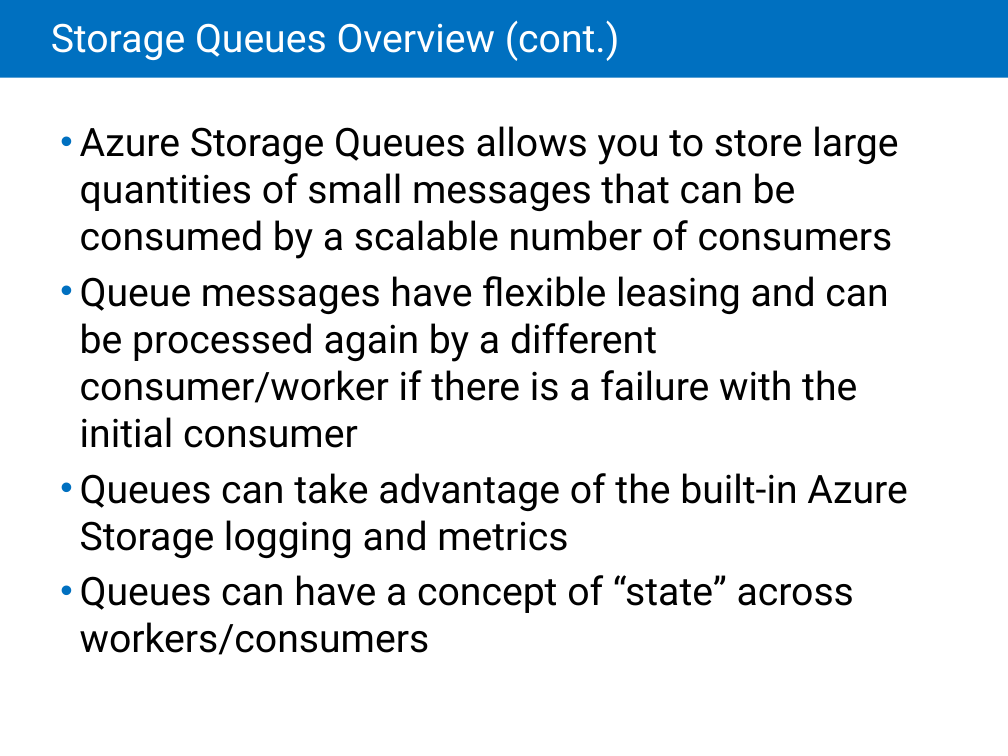
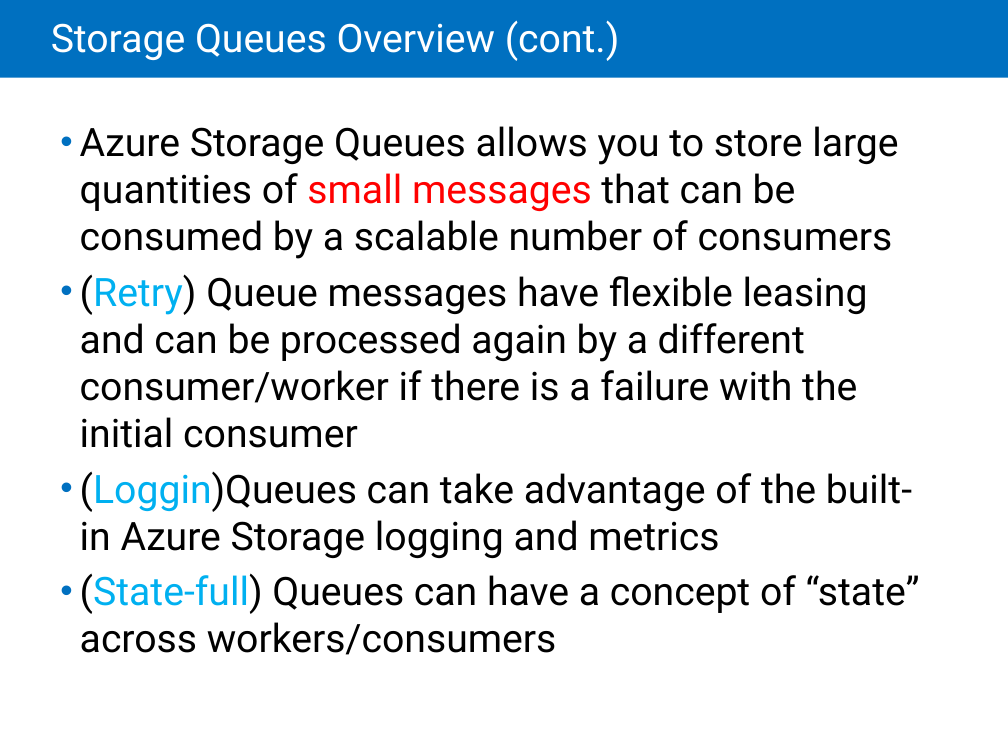
Before and after one commit to LarsKjeldsen/Kursus-az203, a slide deck: slide 5 of MOC/Module 08 Queues and Service Bus/20532C-08.pptx. Drawn at 1008x756 pixels with LibreOffice and Linux fonts; fonts in the diff are those of the drawing. Boxes give left, top, right and bottom in pixels: in the first picture for what was removed or moved away, otherwise in the second. Text is boxed around its words. In the diff, an @@ line names an element or a change of style, - is before the commit and + after.

```diff
--- a/MOC/Module 08 Queues and Service Bus/20532C-08.pptx
+++ b/MOC/Module 08 Queues and Service Bus/20532C-08.pptx
@@ text at <box>80,126,898,259</box>: text colour #000000 to #FF0000 in "small messages" @@
@@ text at <box>80,274,920,655</box>: text changed @@
-• Queue messages have flexible leasing and can be processed again by a different consumer/worker if there is a failure with the initial consumer
-• Queues can take advantage of the built-in Azure Storage logging and metrics
-• Queues can have a concept of “state” across workers/consumers
+• (Retry) Queue messages have flexible leasing and can be processed again by a different consumer/worker if there is a failure with the initial consumer
+• (Loggin)Queues can take advantage of the built-in Azure Storage logging and metrics
+• (State-full) Queues can have a concept of “state” across workers/consumers
```
Also in this commit, not shown: 8 other slides changed.
